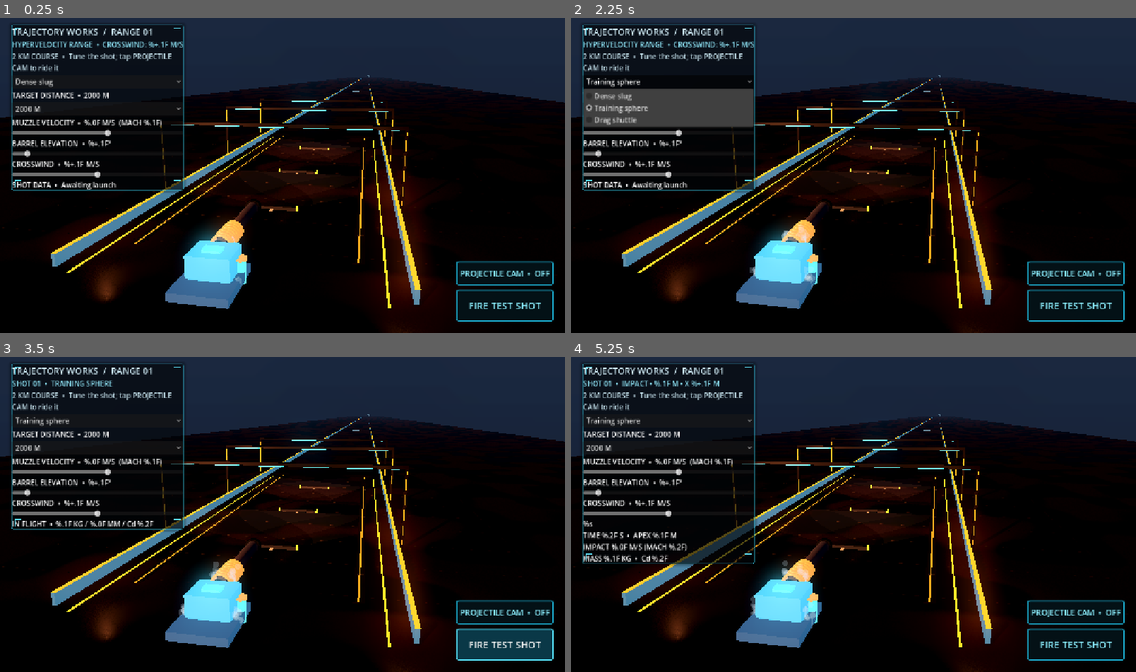
Above: before the commit, frames 1-4 (two rows, left to right).
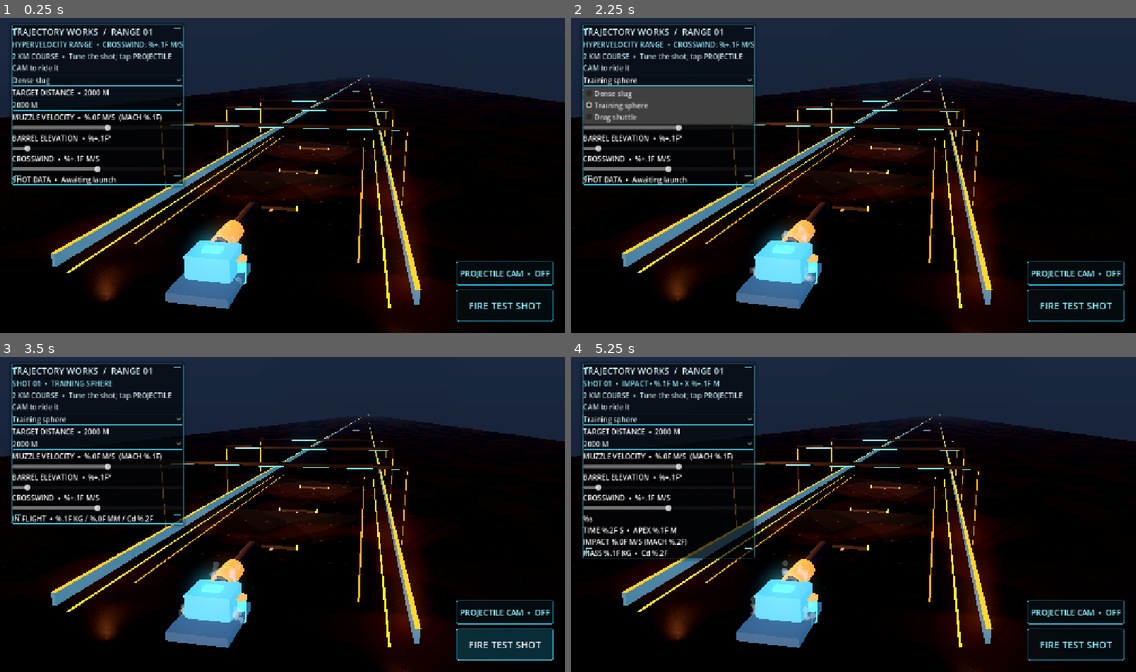
Above: after the commit, the same moments.

Repository: tpylman90-ctrl/Trajectory-Works
Game: Godot game, scene res://scenes/range.tscn
The game is run twice, just before and just after one commit, with the same random seed, the same clock (stepped at 60 frames per second) and the same inputs.
Inputs:
- Up to frame 1 (0.25 s): no input
- Up to frame 2 (2.25 s): click "Dense slug" at 0.5 s; click "2000 M" at 1.25 s; click "Training sphere" at 2 s
- Up to frame 3 (3.5 s): click "FIRE TEST SHOT" at 2.75 s
- Up to frame 4 (5.25 s): click "PROJECTILE CAM • OFF" at 3.5 s; click "Training sphere" at 4.25 s; click "2000 M" at 5 s

The runs differ from the first frame. In frame 1, 4.2% of the frame differs, in the area x 2-98%, y 18-97%; in frame 2, 3.8%; in frame 3, 4.3%; in frame 4, 5.0%.

Commit message:
Polish tactical HUD transparency and cyan controls

Diff:
--- a/scripts/range.gd
+++ b/scripts/range.gd
@@ -480,13 +480,26 @@
 	hint.autowrap_mode = TextServer.AUTOWRAP_WORD_SMART
 	hint.add_theme_color_override("font_color", Color(0.75, 0.86, 0.90))
 	stack.add_child(hint)
+	var selector_style := StyleBoxFlat.new()
+	selector_style.bg_color = Color(0.018, 0.052, 0.068, 0.48)
+	selector_style.border_color = Color(0.20, 0.72, 0.84, 0.70)
+	selector_style.set_border_width_all(1)
+	selector_style.set_corner_radius_all(2)
 	projectile_picker = OptionButton.new()
+	projectile_picker.add_theme_stylebox_override("normal", selector_style)
+	projectile_picker.add_theme_stylebox_override("hover", selector_style)
+	projectile_picker.add_theme_stylebox_override("pressed", selector_style)
+	projectile_picker.add_theme_color_override("font_color", Color(0.83, 0.92, 0.95))
 	for projectile_data in PROJECTILE_TYPES:
 		projectile_picker.add_item(str(projectile_data.name))
 	stack.add_child(projectile_picker)
 	target_distance_label = Label.new()
 	stack.add_child(target_distance_label)
 	target_distance_picker = OptionButton.new()
+	target_distance_picker.add_theme_stylebox_override("normal", selector_style)
+	target_distance_picker.add_theme_stylebox_override("hover", selector_style)
+	target_distance_picker.add_theme_stylebox_override("pressed", selector_style)
+	target_distance_picker.add_theme_color_override("font_color", Color(0.83, 0.92, 0.95))
 	for distance in range(250, 2001, 250):
 		target_distance_picker.add_item("%d M" % distance)
 	target_distance_picker.selected = target_distance_picker.item_count - 1
@@ -537,14 +550,14 @@
 	fire.offset_bottom = -26.0
 	fire.add_theme_font_size_override("font_size", 22)
 	var button_normal := StyleBoxFlat.new()
-	button_normal.bg_color = Color(0.015, 0.075, 0.095, 0.92)
-	button_normal.border_color = Color(0.12, 0.76, 0.91, 0.9)
-	button_normal.set_border_width_all(2)
+	button_normal.bg_color = Color(0.015, 0.075, 0.095, 0.58)
+	button_normal.border_color = Color(0.12, 0.76, 0.91, 0.88)
+	button_normal.set_border_width_all(1)
 	button_normal.set_corner_radius_all(4)
 	var button_hover := StyleBoxFlat.new()
-	button_hover.bg_color = Color(0.04, 0.23, 0.29, 0.96)
+	button_hover.bg_color = Color(0.04, 0.23, 0.29, 0.76)
 	button_hover.border_color = Color(0.35, 0.91, 1.0)
-	button_hover.set_border_width_all(2)
+	button_hover.set_border_width_all(1)
 	button_hover.set_corner_radius_all(4)
 	fire.add_theme_stylebox_override("normal", button_normal)
 	fire.add_theme_stylebox_override("hover", button_hover)
